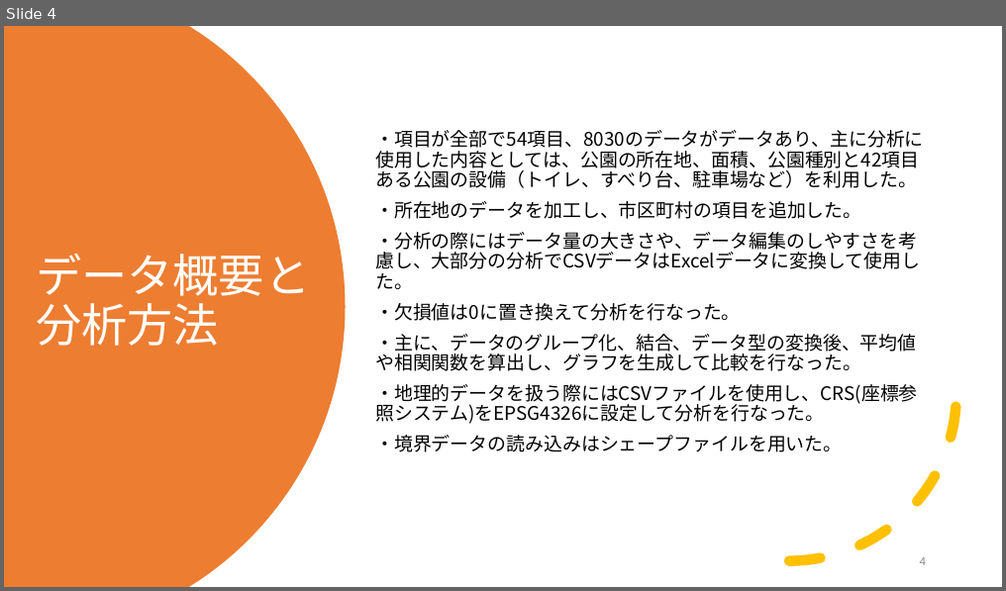
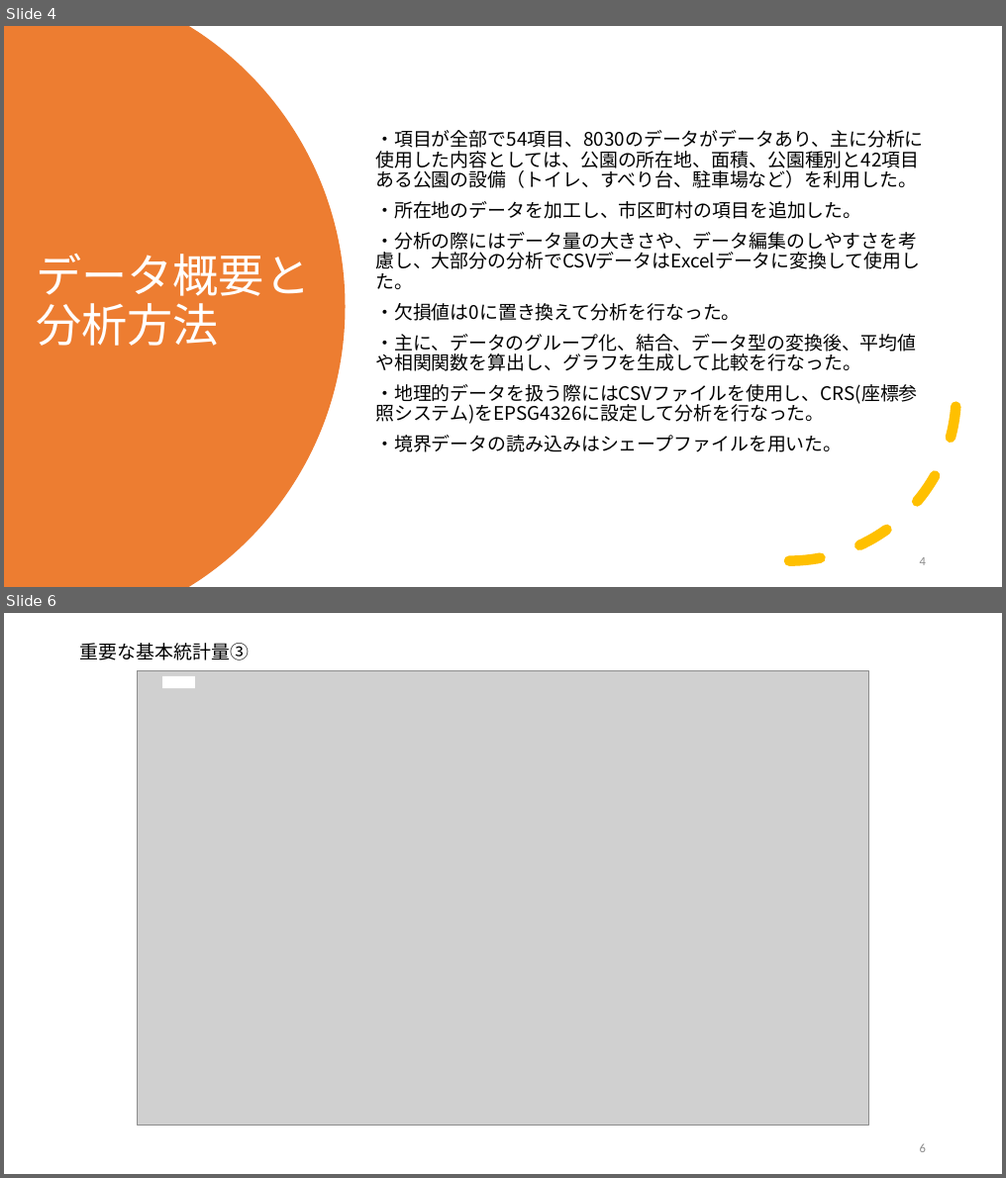
Before and after one commit to yasumasa718/park_data_intern, a slide deck: .doc/プレゼンテーション ＿課題２.pptx. Shown one above the other, each under a label of ours: slide 4 before the commit, slides 4 and 6 after it; the slides between them are not shown. The pictures are 1006x591 and 1006x1178 pixels, drawn with LibreOffice and Linux fonts; fonts in the diff are those of the drawing; grey boxes stand for pictures. Boxes give left, top, right and bottom in pixels: in the first picture for what was removed or moved away, otherwise in the second. Text is boxed around its words. In the diff, an @@ line names an element or a change of style, - is before the commit and + after.

```diff
--- a/.doc/プレゼンテーション ＿課題２.pptx
+++ b/.doc/プレゼンテーション ＿課題２.pptx
@@ slide 6 added at (4,613,1002,1174), background #FFFFFF @@
@@ title added at (80,643,249,661), 18 pt, text #000000 @@
+重要な基本統計量③
@@ picture added at (138,670,868,1125) @@
@@ rectangle added at (162,676,195,688), fill #FFFFFF @@
@@ page number added at (920,1144,926,1153), 12 pt, text #8C8C8C @@
+6
```
Also in this commit, not shown: 2 slides changed, 2 other slides added, 1 slide removed, 1 other file.
